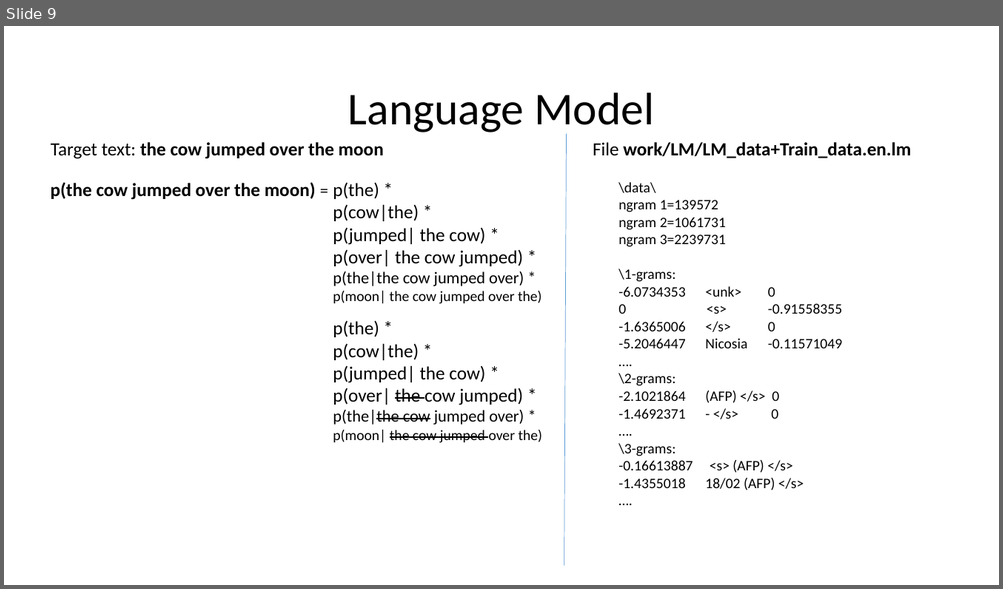
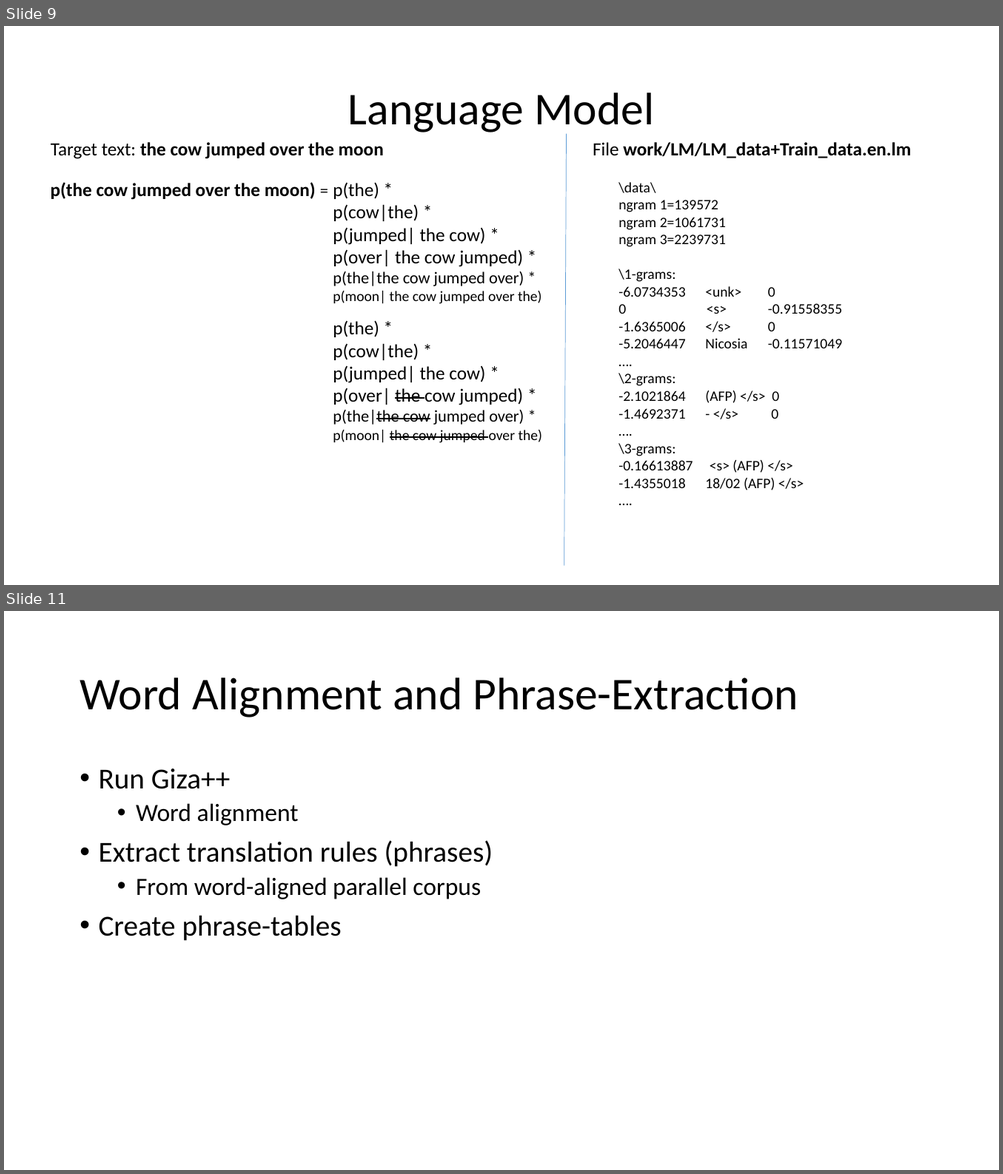
Before and after one commit to hieuhoang/papers, a slide deck: mtma16/slides.pptx. Shown one above the other, each under a label of ours: slide 9 before the commit, slides 9 and 11 after it; the slides between them are not shown. The pictures are 1003x589 and 1003x1174 pixels, drawn with LibreOffice and Linux fonts; fonts in the diff are those of the drawing; background and template pictures are left out. Boxes give left, top, right and bottom in pixels: in the first picture for what was removed or moved away, otherwise in the second. Text is boxed around its words. In the diff, an @@ line names an element or a change of style, - is before the commit and + after.

```diff
--- a/mtma16/slides.pptx
+++ b/mtma16/slides.pptx
@@ slide 11 added at bbox=[4, 611, 999, 1170], background #FFFFFF @@
@@ title added at bbox=[79, 678, 798, 718], 44 pt, text #000000 @@
+Word Alignment and Phrase-Extraction
@@ text added at bbox=[99, 769, 493, 941], 28 pt, text #000000 @@
+• Run Giza++
+  • Word alignment
+• Extract translation rules (phrases)
+  • From word-aligned parallel corpus
+• Create phrase-tables
```
Also in this commit, not shown: 6 slides changed, 7 other slides added, 1 other file.
